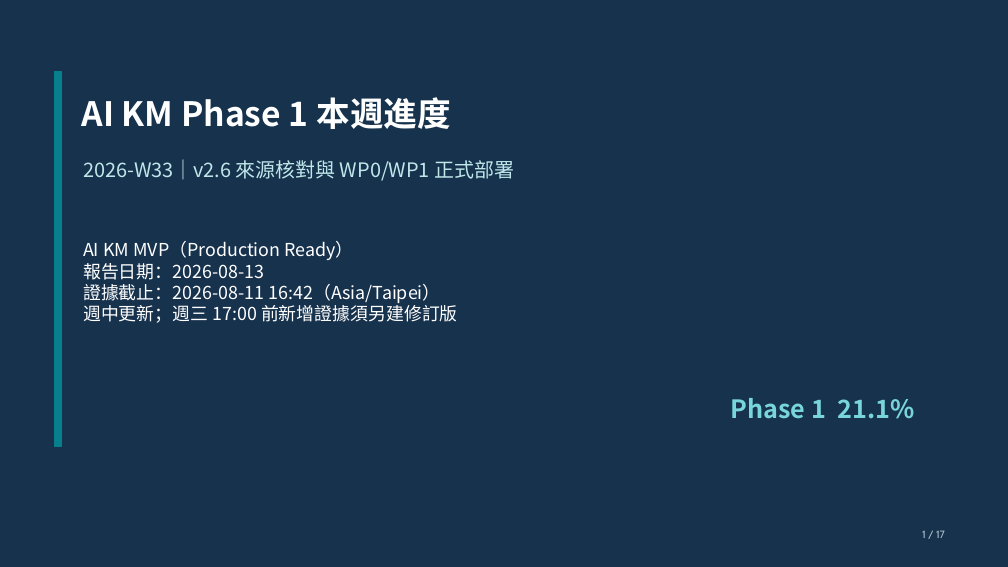
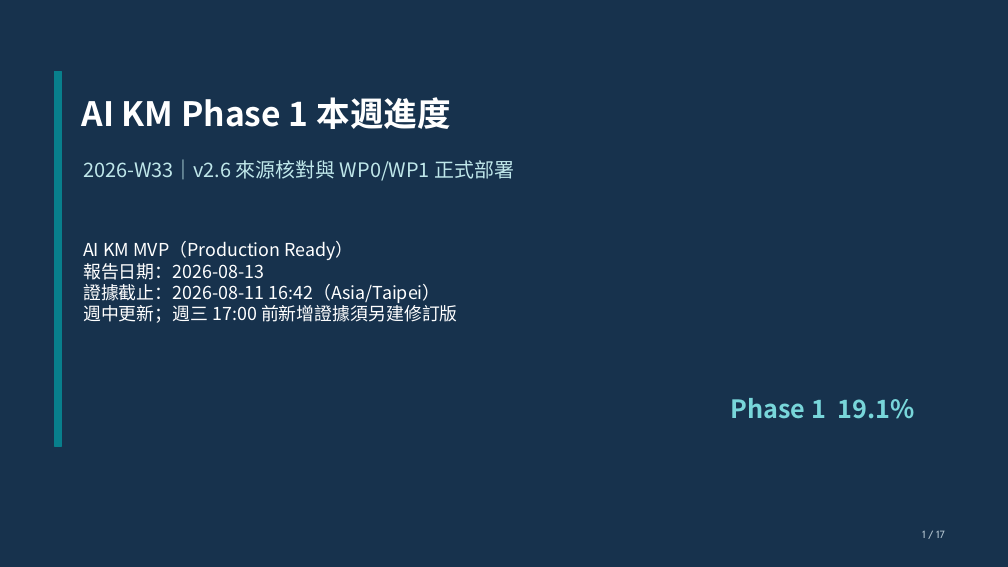
Before and after one commit to kyocarlos/knowledge-base-agent-source, a slide deck: slide 1 of docs/AI-KM-Phase1-Weekly-2026-W33-v2.6.pptx. Drawn at 1008x567 pixels with LibreOffice and Linux fonts; fonts in the diff are those of the drawing. Boxes give left, top, right and bottom in pixels: in the first picture for what was removed or moved away, otherwise in the second. Text is boxed around its words. In the diff, an @@ line names an element or a change of style, - is before the commit and + after.

```diff
--- a/docs/AI-KM-Phase1-Weekly-2026-W33-v2.6.pptx
+++ b/docs/AI-KM-Phase1-Weekly-2026-W33-v2.6.pptx
@@ text at (731, 398, 915, 419): text changed @@
-Phase 1 21.1%
+Phase 1 19.1%
```
Also in this commit, not shown: 4 other slides changed, 3 other files.
